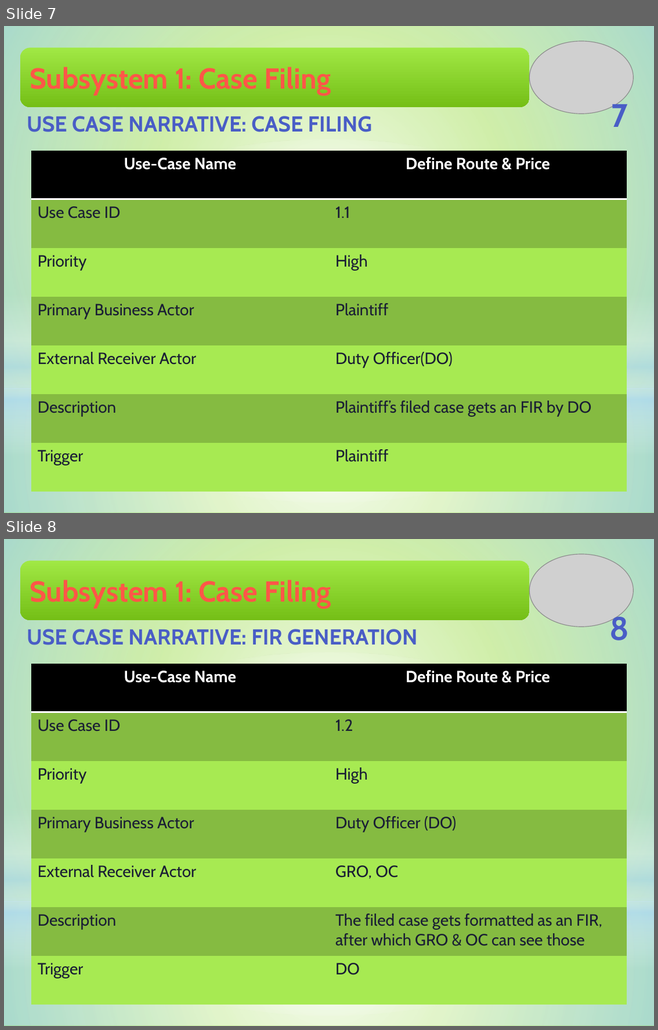
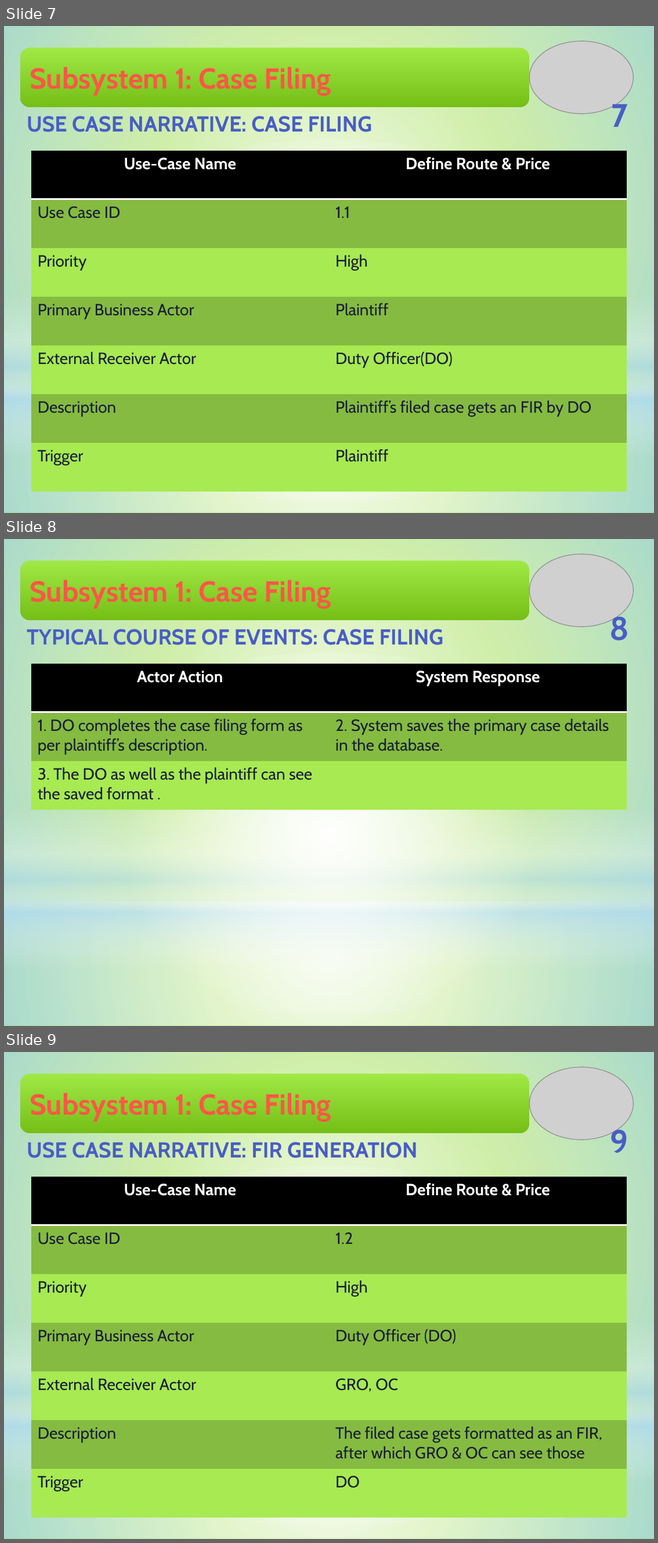
Before and after one commit to Touhid18/CSE308-Management_of_Judicial_System-1005009_1005014_1005018_1005023_1005029, a slide deck: final/2_Use_Case.pptx. Shown one above the other, each under a label of ours: slides 7 and 8 before the commit, slides 7, 8 and 9 after it. The pictures are 658x1030 and 658x1543 pixels, drawn with LibreOffice and Linux fonts; fonts in the diff are those of the drawing; grey boxes stand for pictures. Boxes give left, top, right and bottom in pixels: in the first picture for what was removed or moved away, otherwise in the second. Text is boxed around its words. In the diff, an @@ line names an element or a change of style, - is before the commit and + after.

```diff
--- a/final/2_Use_Case.pptx
+++ b/final/2_Use_Case.pptx
@@ slide 8 added at <box>4,539,654,1026</box>, background #81D31A; not listed: 4 template elements that a slide beside it also shows @@
@@ picture added at <box>529,554,633,627</box> @@
@@ rounded rectangle added at <box>20,560,529,620</box>, fill gradient #A0E844 to #75C016, 32 pt, text gradient #FF6155 to #FF5748 to #EF3718, bold @@
+Subsystem 1: Case Filing
@@ page number added at <box>610,612,629,641</box>, 36 pt, text gradient #717FD2 to #4A5EC6 to #324CB5 to #31479D to #30469A, bold @@
+8
@@ text added at <box>27,629,443,645</box>, 24 pt, text gradient #717FD2 to #4A5EC6 to #324CB5 to #31479D to #30469A, bold @@
+TYPICAL COURSE OF EVENTS: CASE FILING
@@ table added at <box>31,664,626,810</box>, 3 rows, 2 columns @@
+Actor Action | System Response
+1. DO completes the case filing form as per plaintiff’s description. | 2. System saves the primary case details in the database.
+3. The DO as well as the plaintiff can see the saved format . | 
@@ what was slide 8 is now slide 9 @@
@@ page number at <box>610,1125,629,1153</box>: text changed @@
-8
+9
```
Also in this commit, not shown: 7 slides changed, 16 other slides added, 1 slide removed, 7 other files.
